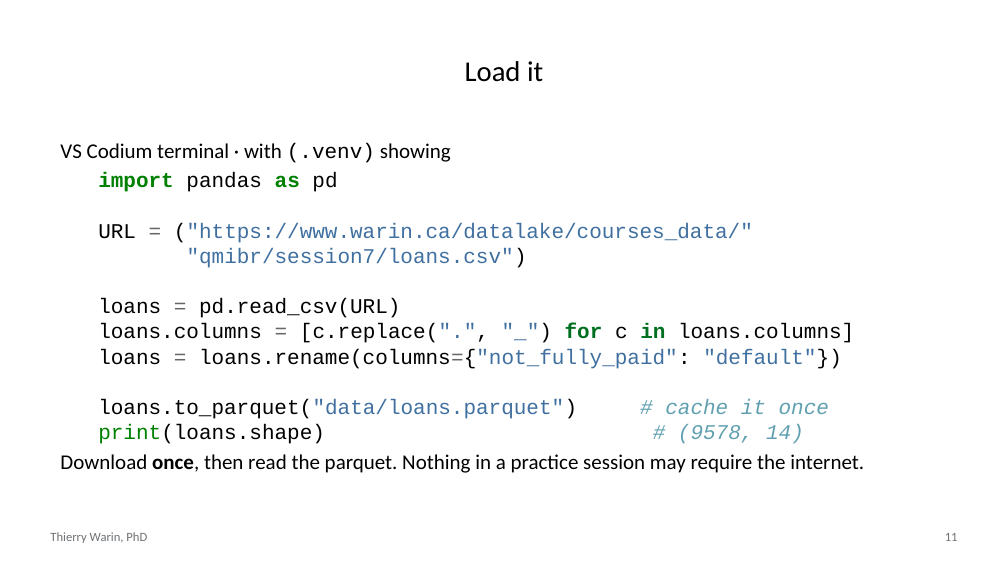
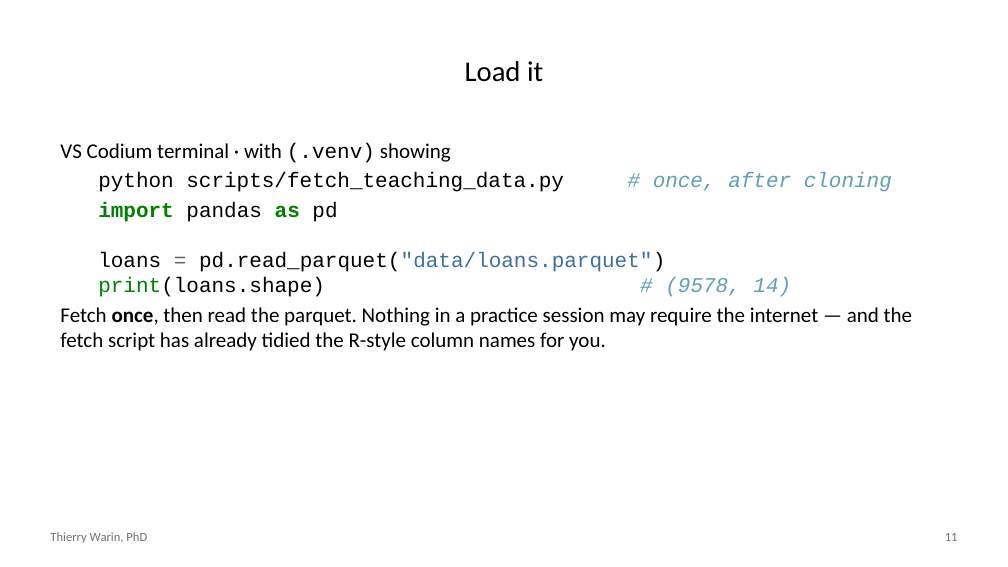
Before and after one commit to warint/quantitative-methods, a slide deck: slide 11 of 06-classification-logistic-and-penalised/slides.pptx. Drawn at 1008x567 pixels with LibreOffice and Linux fonts; fonts in the diff are those of the drawing. Boxes give left, top, right and bottom in pixels: in the first picture for what was removed or moved away, otherwise in the second. Text is boxed around its words. In the diff, an @@ line names an element or a change of style, - is before the commit and + after.

```diff
--- a/06-classification-logistic-and-penalised/slides.pptx
+++ b/06-classification-logistic-and-penalised/slides.pptx
@@ text at (60,172,912,351): text changed @@
-import pandas as pd
-URL = ("https://www.warin.ca/datalake/courses_data/"
-"qmibr/session7/loans.csv")
-loans = pd.read_csv(URL)
-loans.columns = [c.replace(".", "_") for c in loans.columns]
-loans = loans.rename(columns={"not_fully_paid": "default"})
-loans.to_parquet("data/loans.parquet") # cache it once
-print(loans.shape) # (9578, 14)
-Download once, then read the parquet. Nothing in a practice session may require the internet.
+python scripts/fetch_teaching_data.py # once, after cloning
+import pandas as pd
+loans = pd.read_parquet("data/loans.parquet")
+print(loans.shape) # (9578, 14)
+Fetch once, then read the parquet. Nothing in a practice session may require the internet — and the fetch script has already tidied the R-style column names for you.
```
Also in this commit, not shown: 2 other slides changed, 5 slides added, 3 other files.
